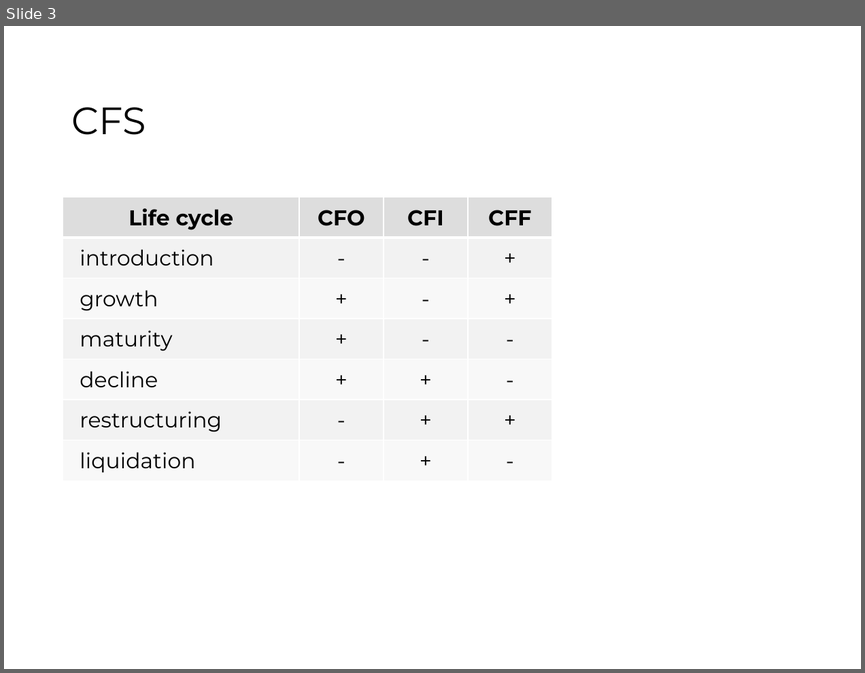
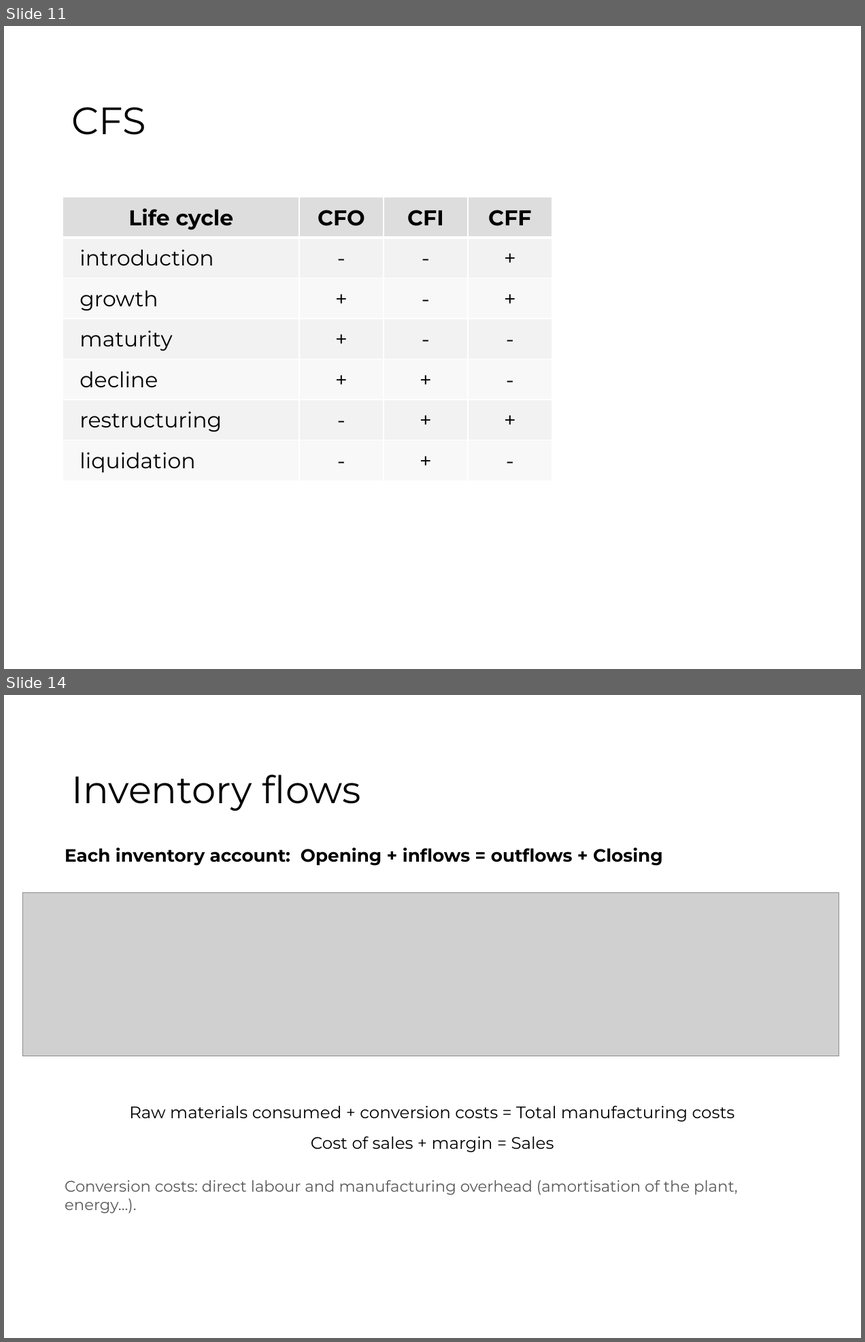
Before and after one commit to jorgegallud-boop/FSA, a slide deck: source-pptx/05.pptx. Shown one above the other, each under a label of ours: slide 3 before the commit, slides 11 and 14 after it; the slides between them are not shown. The pictures are 865x673 and 865x1342 pixels, drawn with LibreOffice and Linux fonts; fonts in the diff are those of the drawing; grey boxes stand for pictures. Boxes give left, top, right and bottom in pixels: in the first picture for what was removed or moved away, otherwise in the second. Text is boxed around its words. In the diff, an @@ line names an element or a change of style, - is before the commit and + after.

```diff
--- a/source-pptx/05.pptx
+++ b/source-pptx/05.pptx
@@ slide 14 added at (4, 695, 861, 1338), background #FFFFFF @@
@@ title added at (71, 775, 361, 811), 32 pt, text #000000 @@
+Inventory flows
@@ text added at (65, 847, 663, 866), 15 pt, text #000000, bold @@
+Each inventory account: Opening + inflows = outflows + Closing
@@ picture added at (23, 892, 839, 1055) @@
@@ text added at (129, 1105, 735, 1121), 14 pt, text #000000 @@
+Raw materials consumed + conversion costs = Total manufacturing costs
@@ text added at (311, 1136, 554, 1152), 14 pt, text #000000 @@
+Cost of sales + margin = Sales
@@ text added at (65, 1180, 738, 1213), 13 pt, text #595959 @@
+Conversion costs: direct labour and manufacturing overhead (amortisation of the plant, energy...).
@@ what was slide 3 is now slide 11 @@
```
Also in this commit, not shown: 2 slides changed, 18 other slides added, 11 other files.
